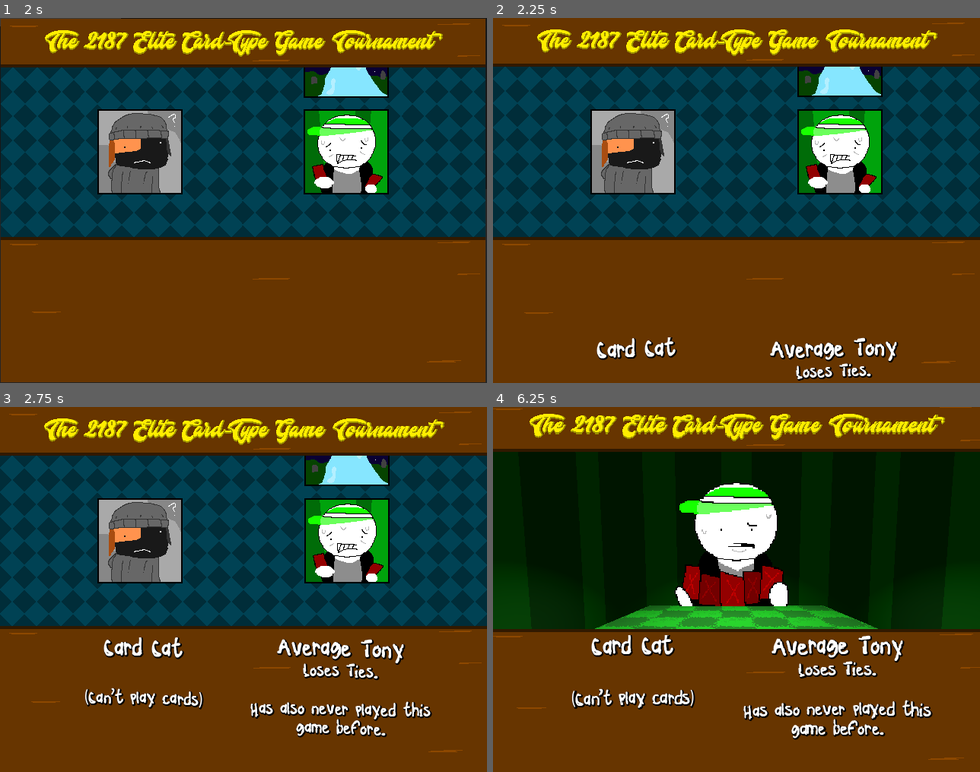
Above: before the commit, frames 1-4 (two rows, left to right).
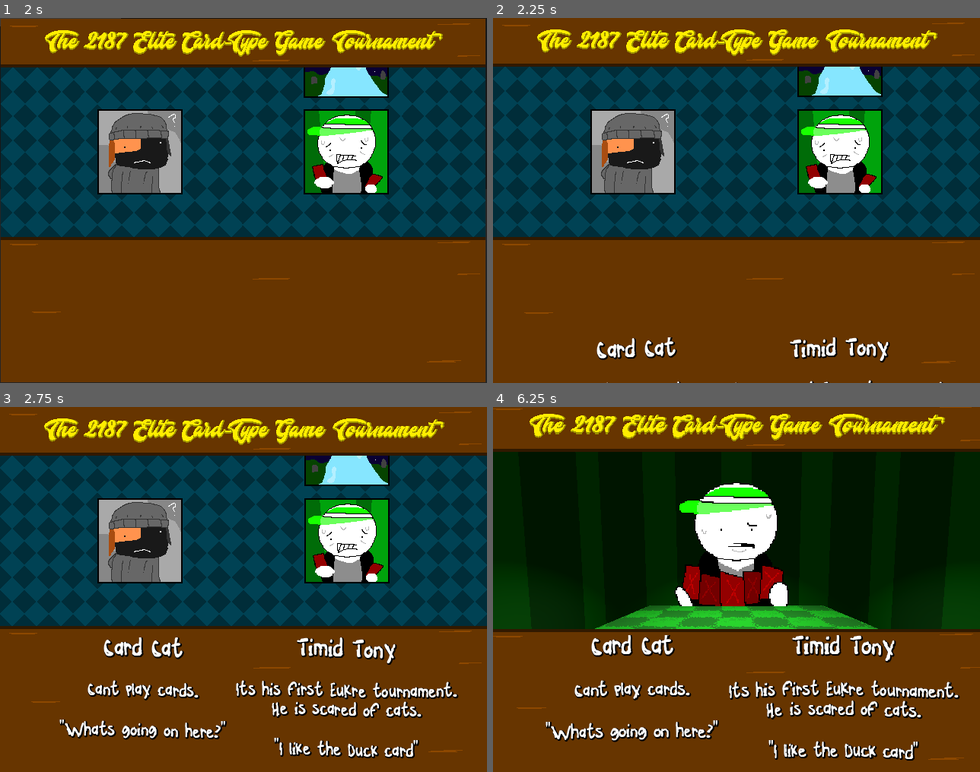
Above: after the commit, the same moments.

Repository: willslyman/kat-kards
Game: Godot game, scene res://scenes/main.tscn
Same seed, same stepped clock (60 frames per second), same inputs: the game is played once before the commit and once after it.
Inputs (mouse positions are in pixels of both pictures, inside the frame that each line leads up to):
- Up to frame 1 (2 s): click "Enter the Tournament!" at 0.5 s; tap Enter (debug) at 1.25 s; move the mouse to (350, 182) at 1.27 s; press the mouse at (350, 182) at 1.28 s
- Up to frame 2 (2.25 s): move the mouse to (639, 218) at 2.02 s; release the mouse at (639, 218) at 2.03 s; click (639, 218) at 2.1 s
- Up to frame 3 (2.75 s): no input
- Up to frame 4 (6.25 s): move the mouse to (785, 509) at 2.77 s; press the mouse at (785, 509) at 2.78 s; move the mouse to (712, 662) at 3.52 s; release the mouse at (712, 662) at 3.53 s; click (712, 662) at 3.6 s; move the mouse to (882, 644) at 4.27 s; press the mouse at (882, 644) at 4.28 s; move the mouse to (590, 534) at 5.02 s; release the mouse at (590, 534) at 5.03 s; click (590, 534) at 5.1 s; move the mouse to (760, 589) at 5.77 s; press the mouse at (760, 589) at 5.78 s

Frame 1 is identical in both runs. In frame 2, 1.3% of the frame differs, in the area x 23-93%, y 87-100%; in frame 3, 6.4%; in frame 4, 6.9%, in the area x 10-96%, y 62-97%.

Commit message:
bio checkpoints

Diff:
--- a/scenes/main.tscn
+++ b/scenes/main.tscn
@@ -1043,7 +1043,7 @@
 anchor_right = 1.0
 anchor_bottom = 1.0
 offset_top = -480.0
-offset_right = -0.00024414063
+offset_right = -0.00012207031
 offset_bottom = -480.0
 grow_horizontal = 2
 grow_vertical = 2
@@ -1134,7 +1134,7 @@
 anchors_preset = 0
 offset_top = 488.0
 offset_right = 640.0
-offset_bottom = 671.9999
+offset_bottom = 672.0002
 
 [node name="YouBio" type="RichTextLabel" parent="Tournament/TUI/Bios"]
 visible = false
@@ -1151,17 +1151,19 @@
 theme_override_font_sizes/normal_font_size = 32
 bbcode_enabled = true
 text = "[wave]Card Cat
-
-[font size=24](Can't play cards)"
+[font size=24]
+Cant play cards.
+
+\"Whats going on here?\""
 horizontal_alignment = 1
 
 [node name="OppBio1" type="RichTextLabel" parent="Tournament/TUI/Bios"]
 visible = false
 layout_mode = 0
-offset_left = 312.0
+offset_left = 287.0
 offset_top = 8.0
-offset_right = 584.0
-offset_bottom = 176.0
+offset_right = 624.0
+offset_bottom = 183.0
 theme_override_colors/font_shadow_color = Color(0, 0, 0, 1)
 theme_override_constants/shadow_outline_size = 4
 theme_override_constants/shadow_offset_x = 1
@@ -1169,19 +1171,21 @@
 theme_override_fonts/normal_font = ExtResource("15_jkv2x")
 theme_override_font_sizes/normal_font_size = 32
 bbcode_enabled = true
-text = "[wave]Average Tony
-[font size=24]Loses Ties.
-
-Has also never played this game before."
+text = "[wave]Timid Tony
+[font size=24]
+Its his first EuKre tournament.
+He is scared of cats.
+
+\"I like the Duck card\""
 horizontal_alignment = 1
 
 [node name="OppBio2" type="RichTextLabel" parent="Tournament/TUI/Bios"]
 visible = false
 layout_mode = 0
-offset_left = 312.0
+offset_left = 307.0
 offset_top = 8.0
-offset_right = 584.0
-offset_bottom = 176.0
+offset_right = 603.0
+offset_bottom = 180.0
 theme_override_colors/font_shadow_color = Color(0, 0, 0, 1)
 theme_override_constants/shadow_outline_size = 4
 theme_override_constants/shadow_offset_x = 1
@@ -1191,9 +1195,9 @@
 bbcode_enabled = true
 text = "[wave]Plasm
 [font size=24]
-A ghost, or, at least that's what we think he is.
-
-Pretty okay at cards."
+Has been playing EuKre for over 200 years.
+
+\"Boo!\""
 horizontal_alignment = 1
 
 [node name="OppBio3" type="RichTextLabel" parent="Tournament/TUI/Bios"]
